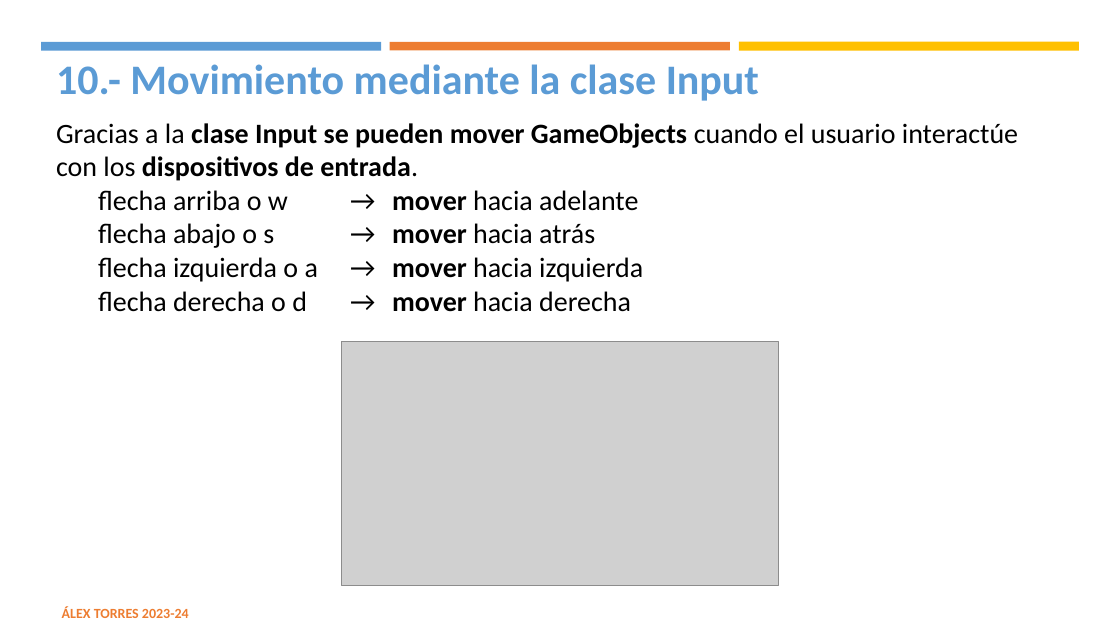
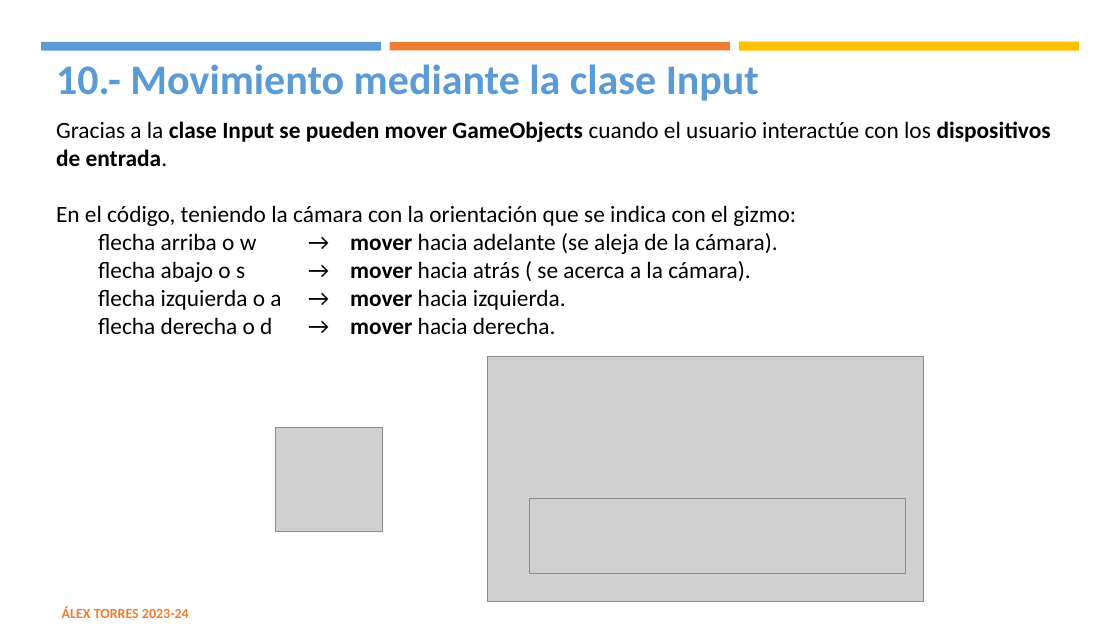
Before and after one commit to sdram58/apuntesPMDM, a slide deck: slide 41 of alex/UD9/UD9.4 Clase GameObject.pptx. Drawn at 1120x630 pixels with LibreOffice and Linux fonts; fonts in the diff are those of the drawing; grey boxes stand for pictures. Boxes give left, top, right and bottom in pixels: in the first picture for what was removed or moved away, otherwise in the second. Text is boxed around its words. In the diff, an @@ line names an element or a change of style, - is before the commit and + after.

```diff
--- a/alex/UD9/UD9.4 Clase GameObject.pptx
+++ b/alex/UD9/UD9.4 Clase GameObject.pptx
@@ text at (56, 121, 1051, 166): size 24 to 20 pt in "Gracias a la clase Input se pueden ..." @@
@@ text at (56, 205, 796, 334): text changed; size 24 to 20 pt @@
-flecha arriba o w → mover hacia adelante
-flecha abajo o s → mover hacia atrás
-flecha izquierda o a → mover hacia izquierda
-flecha derecha o d → mover hacia derecha
+En el código, teniendo la cámara con la orientación que se indica con el gizmo:
+flecha arriba o w → mover hacia adelante (se aleja de la cámara).
+flecha abajo o s → mover hacia atrás ( se acerca a la cámara).
+flecha izquierda o a → mover hacia izquierda.
+flecha derecha o d → mover hacia derecha.
@@ picture: place and size @@
-picture at (342, 341, 779, 586)
+picture at (487, 357, 924, 602)
@@ picture added at (276, 427, 382, 531) @@
@@ picture added at (529, 499, 906, 574) @@
```
Also in this commit, not shown: 5 other slides changed, 2 slides added, 55 other files.
